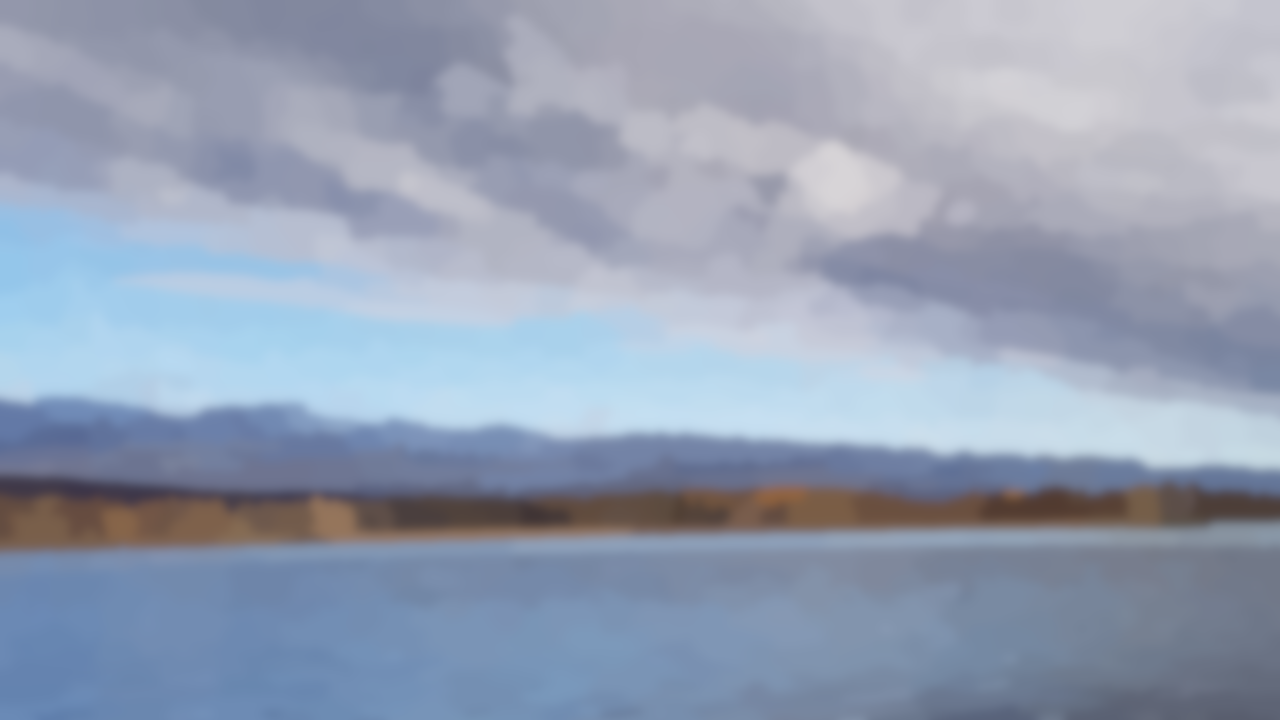
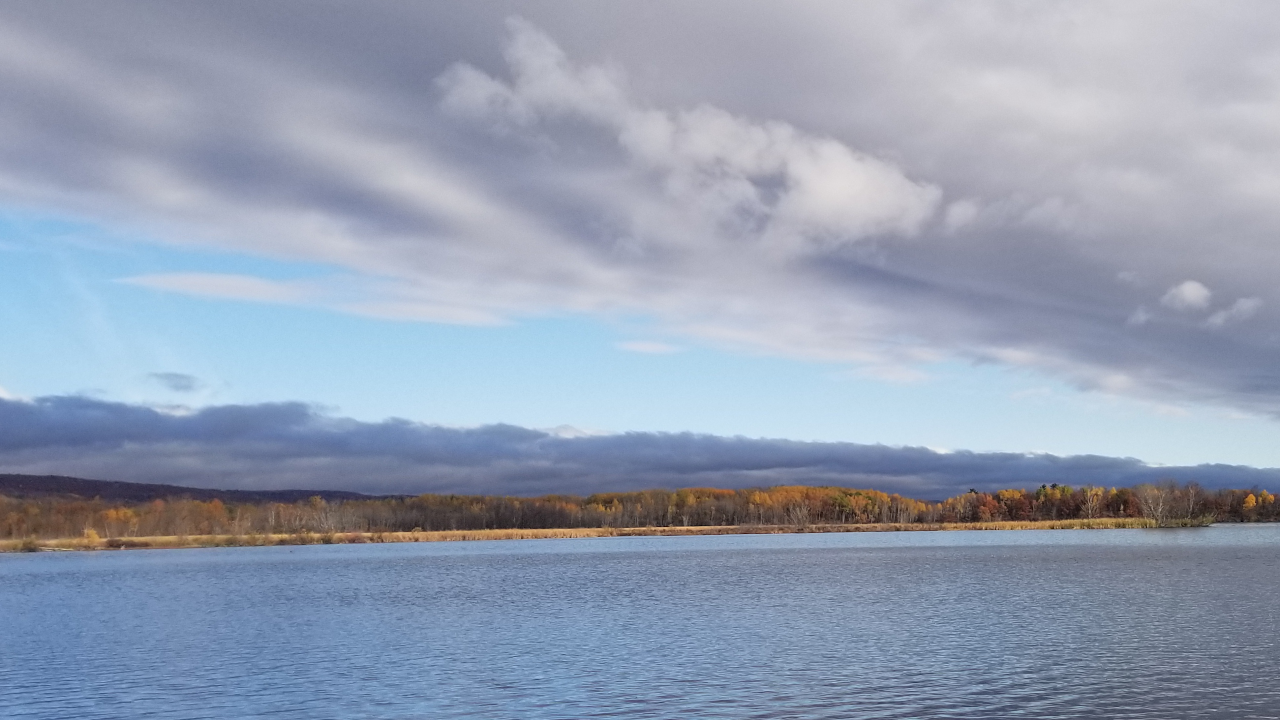
Layers edited between the first and the second 1280 × 720 image:
painted on "estuarylandscape.jpg" over <box>0,0,1280,720</box>
